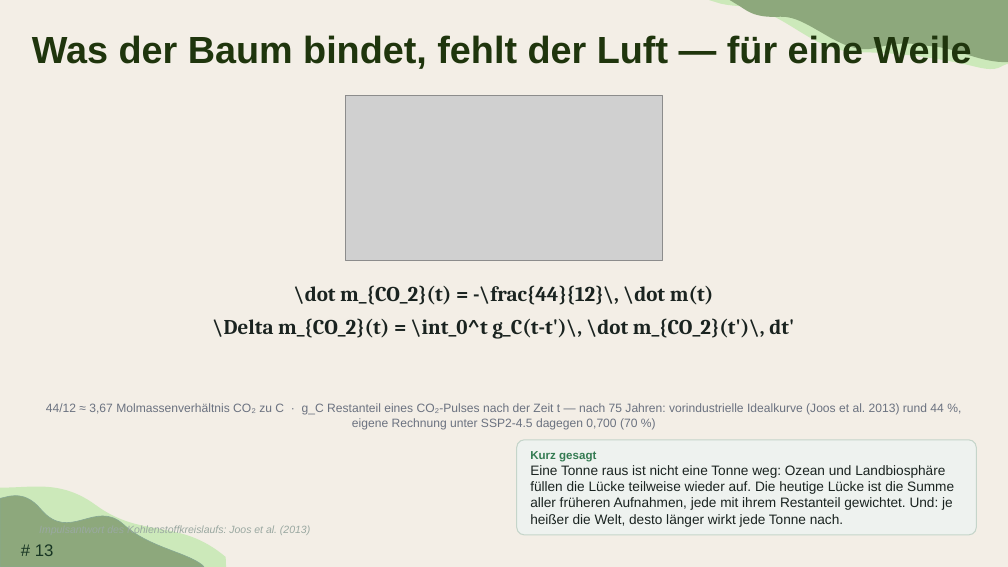
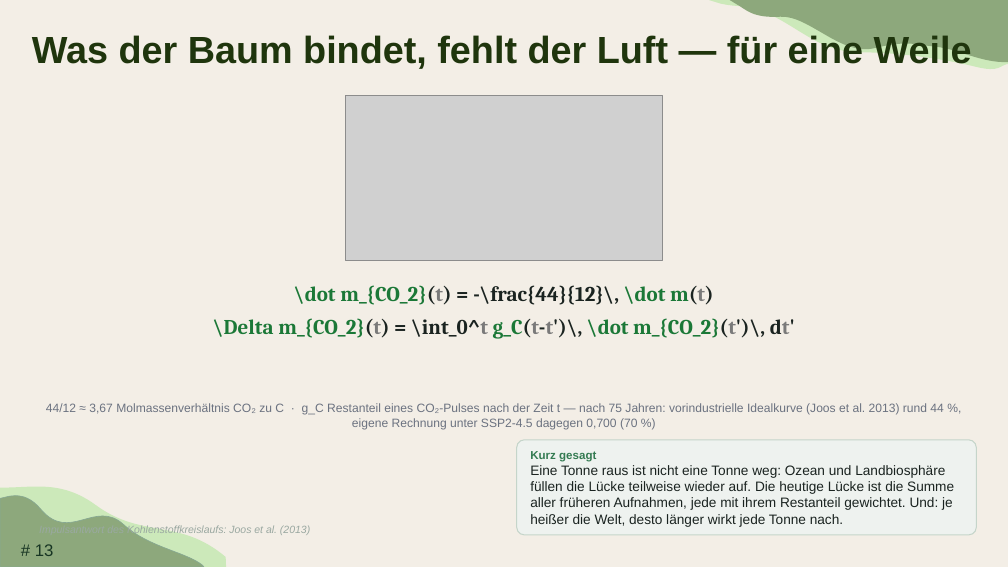
Before and after one commit to TimoDiepers/woodway, a slide deck: slide 13 of docs/slides/dissvortrag.pptx. Drawn at 1008x567 pixels with LibreOffice and Linux fonts; fonts in the diff are those of the drawing; grey boxes stand for pictures; background and template pictures are left out. Boxes give left, top, right and bottom in pixels: in the first picture for what was removed or moved away, otherwise in the second. Text is boxed around its words. In the diff, an @@ line names an element or a change of style, - is before the commit and + after.

```diff
--- a/docs/slides/dissvortrag.pptx
+++ b/docs/slides/dissvortrag.pptx
@@ text "\dot m_{CO_2}(t) = -\frac{44}{12}\, \dot ..." at [213, 285, 795, 339]: text colour #1A2320 to #1B7837 in "\dot m_{CO_2}(t) \dot m(t)", "\Delta m_{CO_2}(t) g_C(t-t')\, \dot m_{CO_2}(t')\,"; text colour #1A2320 to #7A7A7A in "m_{CO_2}(t) m(t)", "m_{CO_2}(t) \int_0^t g_C(t-t')\, m_{CO_2}(t')\, dt'" @@
```
Also in this commit, not shown: 9 other slides changed, 1 slide added.
